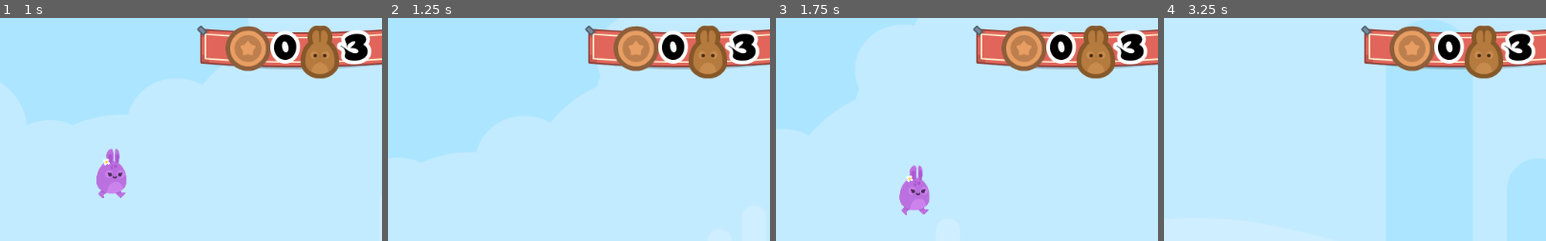
Above: before the commit, frames 1-4 (left to right).
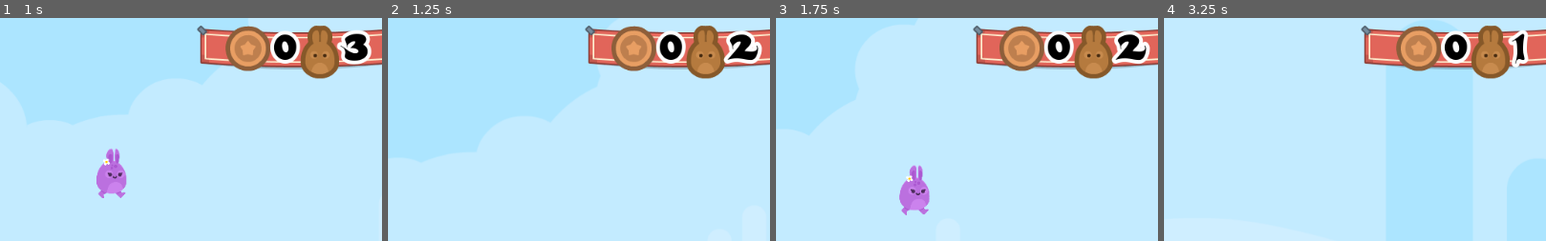
Above: after the commit, the same moments.

Repository: KennedyMungai/SimplePlatformer
Game: Godot game, scene res://Scenes/Levels/Level1.tscn
Two runs of this game, one before a commit and one after it. Both use one fixed random seed, a clock stepped at 60 frames per second and the inputs below.
Inputs:
- Up to frame 1 (1 s): hold D (right) from 0.53 s (still down); tap W (jump) at 0.77 s
- Up to frame 2 (1.25 s): keep holding D (right)
- Up to frame 3 (1.75 s): keep holding D (right); tap W (jump) at 1.52 s
- Up to frame 4 (3.25 s): release D (right) at 2.03 s; hold A (left) 2.03-2.78 s; hold D (right) from 2.78 s (still down); tap W (jump) at 3.02 s
The pictures show only the part of the screen within x 46-96%, y 1-51%; the shares and areas given below are measured in that part.

Frame 1 is identical in both runs. In frame 2, 2.7% of the frame differs, in the area x 58-98%, y 3-28%; in frame 3, 2.7%; in frame 4, 4.8%, in the area x 59-98%, y 3-28%.

Commit message:
Called the update_GUI on the hurt function

Diff:
--- a/Scripts/GameState.gd
+++ b/Scripts/GameState.gd
@@ -12,6 +12,7 @@
 func hurt() -> void:
 	lives -= 1;
 	$Player.hurt();
+	update_GUI();
 
 	if(lives < 0):
 		end_game();
